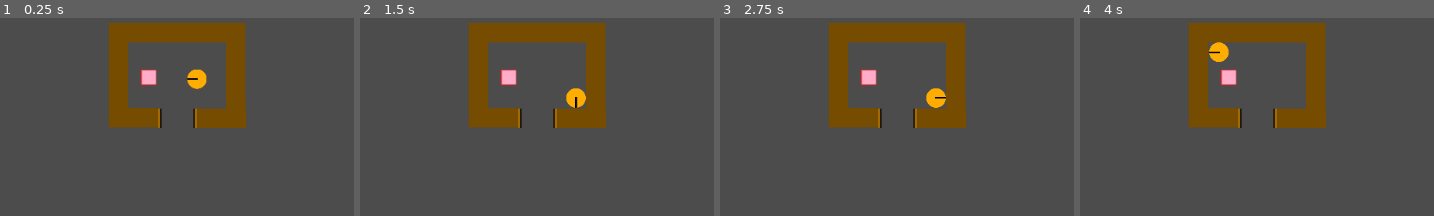
Above: before the commit, frames 1-4 (left to right).
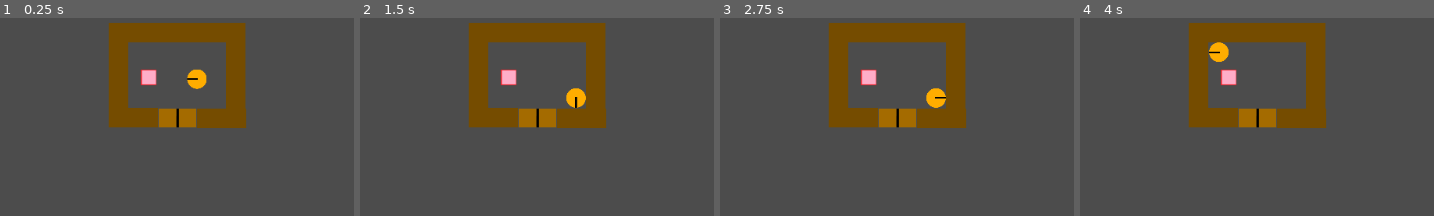
Above: after the commit, the same moments.

Repository: Charidan/Kleptochron
Game: Godot game, scene res://scenes/CollisionTest.tscn
Same seed, same stepped clock (60 frames per second), same inputs: the game is played once before the commit and once after it.
Inputs:
- Up to frame 1 (0.25 s): no input
- Up to frame 2 (1.5 s): tap Enter at 0.5 s; hold Right (ui_right) 0.53-1.28 s; tap Space at 1.25 s; hold Down (ui_down) from 1.28 s (still down)
- Up to frame 3 (2.75 s): tap Enter at 2 s; release Down (ui_down) at 2.03 s; hold Right (ui_right) from 2.03 s (still down)
- Up to frame 4 (4 s): tap Space at 2.75 s; release Right (ui_right) at 2.78 s; hold Up (ui_up) 2.78-3.53 s; tap Enter at 3.5 s; hold Left (ui_left) from 3.53 s (still down)
The pictures show only the part of the screen within x 22-72%, y 26-76%; the shares and areas given below are measured in that part.

The runs differ from the first frame. In frame 1, 1.1% of the frame differs, in the area x 44-56%, y 45-56%; in frame 2, 1.1%; in frame 3, 1.1%; in frame 4, 1.1%.

Commit message:
Made a door that opens and closes incredibly slowly when toggled

Diff:
--- /dev/null
+++ b/door.gd
@@ -0,0 +1,45 @@
+extends StaticBody2D
+
+var open = false
+var left_moving = false
+var right_moving = false
+const SPEED = 1
+const POS_LEFT_OPEN = Vector2(-10, 0)
+const POS_LEFT_CLOSE = Vector2(-5, 0)
+const POS_RIGHT_OPEN = Vector2(10, 0)
+const POS_RIGHT_CLOSE = Vector2(5, 0)
+
+# class member variables go here, for example:
+# var a = 2
+# var b = "textvar"
+
+func _ready():
+	# Called when the node is added to the scene for the first time.
+	# Initialization here
+	pass
+
+func _physics_process(delta):
+	if left_moving:
+		if open:
+			left_moving = move_towards(find_node('leftdoor'), POS_LEFT_OPEN, delta)
+		else:
+			left_moving =move_towards(find_node('leftdoor'), POS_LEFT_CLOSE, delta)
+	if right_moving:
+		if open:
+			right_moving = move_towards(find_node('rightdoor'), POS_RIGHT_OPEN, delta)
+		else:
+			right_moving = move_towards(find_node('rightdoor'), POS_RIGHT_CLOSE, delta)
+
+func move_towards(obj, dest, delta):
+	var distance = (dest - obj.position)
+	var momentum = (SPEED * delta)
+	if distance.length() < momentum:
+		obj.position = dest
+		return false
+	obj.position += distance.normalized() * momentum
+	return true
+
+func toggle():
+	left_moving = true
+	right_moving = true
+	open = !open
--- a/scenes/Character.tscn
+++ b/scenes/Character.tscn
@@ -8,7 +8,7 @@
 custom_solver_bias = 0.0
 radius = 58.7549
 
-[node name="Character" type="KinematicBody2D" index="0"]
+[node name="Character" type="KinematicBody2D"]
 
 input_pickable = false
 collision_layer = 1
--- a/scenes/CollisionTest.tscn
+++ b/scenes/CollisionTest.tscn
@@ -1,12 +1,12 @@
 [gd_scene load_steps=6 format=2]
 
-[ext_resource path="res://scenes/CollisionTest.gd" type="Script" id=1]
+[ext_resource path="res://scripts/CollisionTest.gd" type="Script" id=1]
 [ext_resource path="res://scenes/Character.tscn" type="PackedScene" id=2]
 [ext_resource path="res://scenes/Wall.tscn" type="PackedScene" id=3]
-[ext_resource path="res://scenes/OpenDoor.tscn" type="PackedScene" id=4]
-[ext_resource path="res://scenes/pressureplate.tscn" type="PackedScene" id=5]
+[ext_resource path="res://scenes/Pressureplate.tscn" type="PackedScene" id=4]
+[ext_resource path="res://scenes/Door.tscn" type="PackedScene" id=5]
 
-[node name="Node2D" type="Node2D"]
+[node name="Node2D" type="Node2D" index="0"]
 
 script = ExtResource( 1 )
 
@@ -60,15 +60,14 @@
 position = Vector2( 500, 600 )
 scale = Vector2( 10, 1 )
 
-[node name="StartingRoomDoor" parent="." index="10" instance=ExtResource( 4 )]
-
-position = Vector2( 475, 300 )
-scale = Vector2( 0.5, 0.25 )
-_sections_unfolded = [ "Transform" ]
-
-[node name="pressureplate" parent="." index="11" instance=ExtResource( 5 )]
+[node name="pressureplate" parent="." index="10" instance=ExtResource( 4 )]
 
 position = Vector2( 438.493, 247.583 )
 _sections_unfolded = [ "Transform" ]
 
+[node name="Door" parent="." index="11" instance=ExtResource( 5 )]
+
+position = Vector2( 475.227, 299.832 )
+scale = Vector2( 2.39617, 1.56712 )
+
 [connection signal="body_entered" from="pressureplate" to="." method="_on_pressureplate_body_entered"]
--- /dev/null
+++ b/scenes/Door.tscn
@@ -0,0 +1,52 @@
+[gd_scene load_steps=5 format=2]
+
+[ext_resource path="res://door.gd" type="Script" id=1]
+[ext_resource path="res://assets/sprite_door.png" type="Texture" id=2]
+
+[sub_resource type="RectangleShape2D" id=1]
+
+custom_solver_bias = 0.0
+extents = Vector2( 5.05331, 7.56986 )
+
+[sub_resource type="RectangleShape2D" id=2]
+
+custom_solver_bias = 0.0
+extents = Vector2( 5.12251, 7.56986 )
+
+[node name="Door" type="StaticBody2D"]
+
+input_pickable = false
+collision_layer = 1
+collision_mask = 1
+constant_linear_velocity = Vector2( 0, 0 )
+constant_angular_velocity = 0.0
+friction = 1.0
+bounce = 0.0
+script = ExtResource( 1 )
+_sections_unfolded = [ "Transform" ]
+
+[node name="leftdoor" type="CollisionShape2D" parent="." index="0"]
+
+position = Vector2( -5, 0 )
+shape = SubResource( 1 )
+_sections_unfolded = [ "Transform" ]
+
+[node name="sprite_leftdoor" type="Sprite" parent="leftdoor" index="0"]
+
+position = Vector2( -0.0750504, 0 )
+scale = Vector2( 0.2, 0.15 )
+texture = ExtResource( 2 )
+_sections_unfolded = [ "Transform" ]
+
+[node name="rightdoor" type="CollisionShape2D" parent="." index="1"]
+
+position = Vector2( 5, 0 )
+shape = SubResource( 2 )
+_sections_unfolded = [ "Transform" ]
+
+[node name="sprite_rightdoor" type="Sprite" parent="rightdoor" index="0"]
+
+rotation = 3.14159
+scale = Vector2( 0.2, 0.15 )
+texture = ExtResource( 2 )
+_sections_unfolded = [ "Transform" ]
--- a/scenes/pressureplate.tscn
+++ b/scenes/pressureplate.tscn
@@ -1,6 +1,6 @@
 [gd_scene load_steps=5 format=2]
 
-[ext_resource path="res://scenes/pressureplate.gd" type="Script" id=1]
+[ext_resource path="res://scripts/Pressureplate.gd" type="Script" id=1]
 [ext_resource path="res://assets/sprite_plate_on.png" type="Texture" id=2]
 [ext_resource path="res://assets/sprite_plate_off.png" type="Texture" id=3]
 
@@ -9,7 +9,7 @@
 custom_solver_bias = 0.0
 extents = Vector2( 10, 10 )
 
-[node name="pressureplate" type="Area2D"]
+[node name="Pressureplate" type="Area2D"]
 
 input_pickable = true
 gravity_vec = Vector2( 0, 1 )
--- a/scenes/CollisionTest.gd
+++ b/scripts/CollisionTest.gd
@@ -14,4 +14,6 @@
 func _on_pressureplate_body_entered(body):
 	print("entered")
 	if body.get_name() == "Character":
-		find_node("pressureplate").toggle()
+		var pressureplate = find_node("pressureplate")
+		pressureplate.toggle()
+		find_node("Door").toggle()
--- a/scenes/pressureplate.gd
+++ b/scripts/Pressureplate.gd
@@ -22,3 +22,6 @@
 	else:
 		sprite_on.show()
 		sprite_off.hide()
+
+func is_on():
+	return find_node("sprite_on").is_visible()
